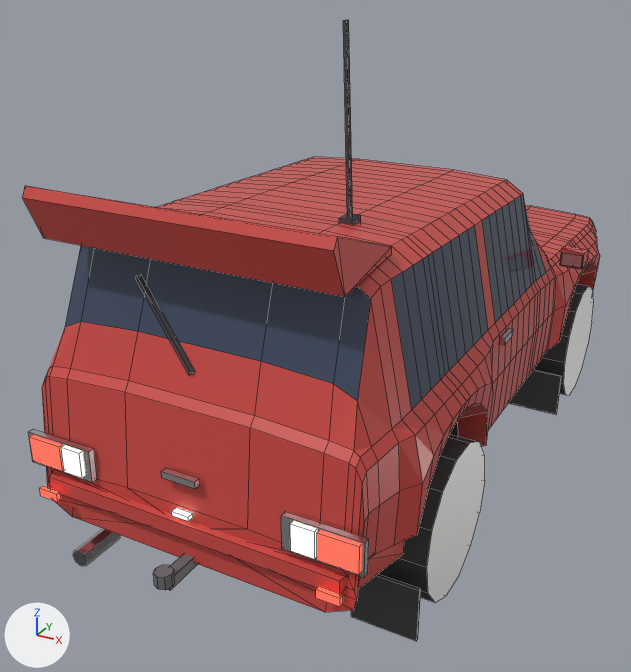
Renders of the Blender file art/cars/niva.blend from each side of a commit.
Rendered twice from a camera (50 mm lens) standing at (1.85, -4.17, 2.64) and looking at (-0.23, -0.38, 0.74). The axes (+X, +Y, +Z) are drawn at lower left. The lights are the same throughout. The first picture is the older version. Mesh edges are drawn as thin lines on the coarser meshes.

Names of what the first picture shows: 'Antenna', 'Body', 'Bumper_R', 'Exhaust', 'MudFlaps', 'Spoiler', 'Wheel_FR', 'Wheel_RR' and 1 more.
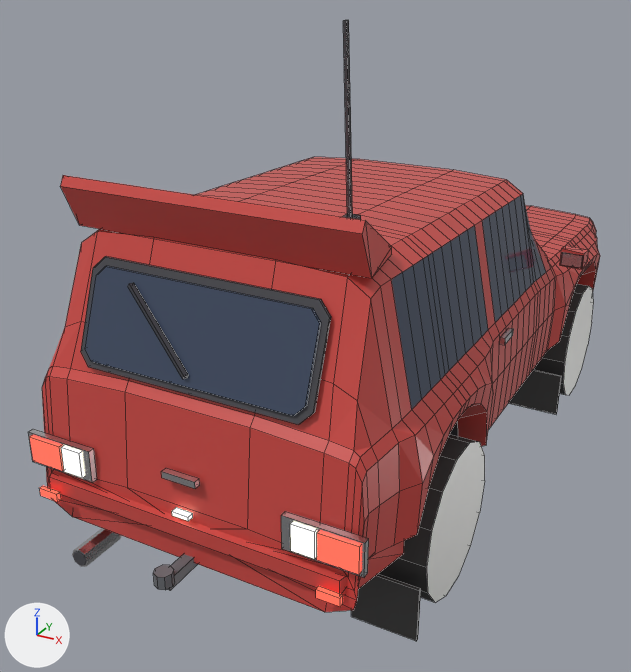
What differs and where, as boxes (x1, y1, x2, y2) in the pictures (631 x 672 px):
'Spoiler', reshaped (10% narrower, 7% shorter)
    before: (22, 186, 392, 297)
    after: (60, 175, 392, 278)
part 1 of me_body, added
    after: (128, 283, 188, 379)
part 2 of me_body, added (dark blue)
    after: (85, 266, 321, 416)
part 3 of me_body, built on
    before: (136, 274, 195, 374)
    after: (81, 256, 331, 425)
part 4 of me_body, recoloured
    before: (65, 246, 371, 400)
    after: (65, 231, 371, 400)

What the commit changed:
me_body is used by ob_body; parent ob_niva; location (0.0, 0.0, 0.6).
Verts and faces of me_body; kept vertices keep their numbers, new ones are numbered from 946.
Before the commit, vertices of me_body: 906 (-0.01, -1.78, 0.56) at pixel (188, 375), 907 (0.0, -1.78, 0.58) at pixel (190, 372), 908 (0.0, -1.76, 0.56), 909 (0.01, -1.76, 0.58) at pixel (195, 371), 910 (-0.33, -1.67, 0.86) at pixel (135, 278).
Before the commit, vertices of me_body: 911 (-0.32, -1.67, 0.88) at pixel (136, 275), 912 (-0.32, -1.65, 0.86), 913 (-0.31, -1.65, 0.88) at pixel (141, 274).
me_body had 946 vertices, 890 faces and spanned x -0.86..0.86, y -2.07..1.89, z -0.27..1.04.
me_body now has 978 vertices, 910 faces and spans x -0.86..0.86, y -2.07..1.89, z -0.27..1.04.
me_body part 1: the loose piece of 8 vertices spanning x -0.33..0.01, y -1.78..-1.65, z 0.56..0.88 is copied, and the copy is moved by (0.0, -0.04, -0.01); it spans x -0.33..0.01, y -1.82..-1.7, z 0.56..0.86.
me_body part 2: a new loose piece of 16 vertices spanning x -0.51..0.51, y -1.81..-1.67, z 0.53..0.89, in mat_glass_niva (dark blue #3f4b61).
Part 3, on me_body:
Faces deleted: (906, 910, 912, 908), (910, 911, 913, 912), (906, 907, 911, 910), (907, 909, 913, 911), (908, 912, 913, 909).
Vertex 906 moves to (-0.49, -1.8, 0.5).
Vertex 907 moves to (-0.49, -1.81, 0.5), pixel (88, 366).
Vertex 908 moves to (0.49, -1.8, 0.5), pixel (300, 423).
Vertex 909 moves to (0.49, -1.81, 0.5), pixel (298, 424).
Vertex 910 moves to (0.54, -1.78, 0.55), pixel (315, 411).
Vertex 911 moves to (0.54, -1.79, 0.55), pixel (313, 413).
Vertex 912 moves to (0.54, -1.66, 0.87), pixel (331, 316).
Vertex 913 moves to (0.54, -1.68, 0.87), pixel (329, 317).
New vertices 946, 947, 948 stand at vertices 906, 907, 913, in that order, plus (-0.05, 0.02, 0.05).
New vertex 949 is at (0.49, -1.65, 0.92), pixel (321, 299).
New vertex 950 is at (-0.49, -1.65, 0.92), pixel (106, 256).
New vertex 951 is at (-0.49, -1.66, 0.92), pixel (104, 257).
New vertex 952 is at (-0.54, -1.66, 0.87), pixel (94, 267).
New vertex 953 is at (-0.54, -1.68, 0.87), pixel (92, 268).
New faces: (948, 949, 950, 951), (906, 907, 947, 946), (908, 910, 911, 909), (946, 947, 953, 952), (910, 912, 913, 911), (906, 946, 952, 950, 949, 912, 910, 908) (mat_trim_niva (dark grey #45454b)).
New faces: (907, 909, 911, 913, 948, 951, 953, 947), (950, 952, 953, 951), (912, 949, 948, 913) (mat_trim_niva (dark grey #45454b)).
me_body part 4: 5 faces spanning x -0.68..0.68, y -1.73..-1.6, z 0.6..1.02 switch from mat_glass_niva (dark blue #3f4b61) to mat_livery_niva (red #ce4b45).
me_spoiler is used by ob_spoiler; parent ob_body; location (0.0, -1.3, 1.112).
Before the commit, vertices of me_spoiler: 2 (-0.66, -0.56, 0.12) at pixel (24, 185), 3 (-0.66, -0.5, -0.1) at pixel (43, 238), 4 (-0.66, -0.58, 0.08) at pixel (22, 197), 7 (0.66, -0.56, 0.12) at pixel (337, 236), 8 (0.66, -0.5, -0.1) at pixel (344, 296).
Before the commit, vertices of me_spoiler: 9 (0.66, -0.58, 0.08) at pixel (333, 250).
me_spoiler had 10 vertices, 11 faces and spanned x -0.66..0.66, y -0.58..0.0, z -0.11..0.12.
me_spoiler now has 10 vertices, 11 faces and spans x -0.66..0.66, y -0.38..0.0, z -0.11..0.12.
Part 5, on me_spoiler:
Vertices 2, 3, 4, 7, 8, 9 of me_spoiler move by (0.0, 0.2, 0.0).
